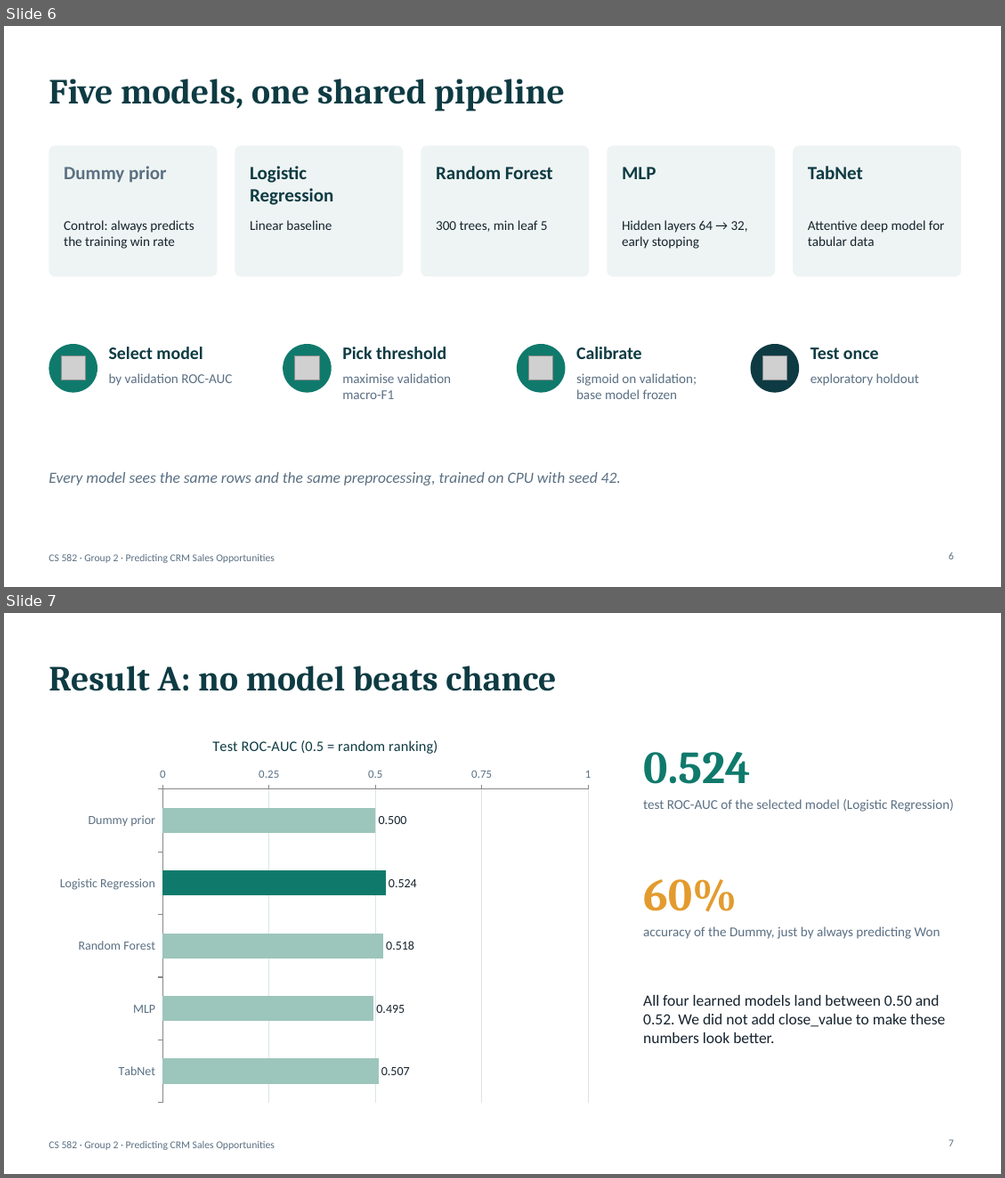
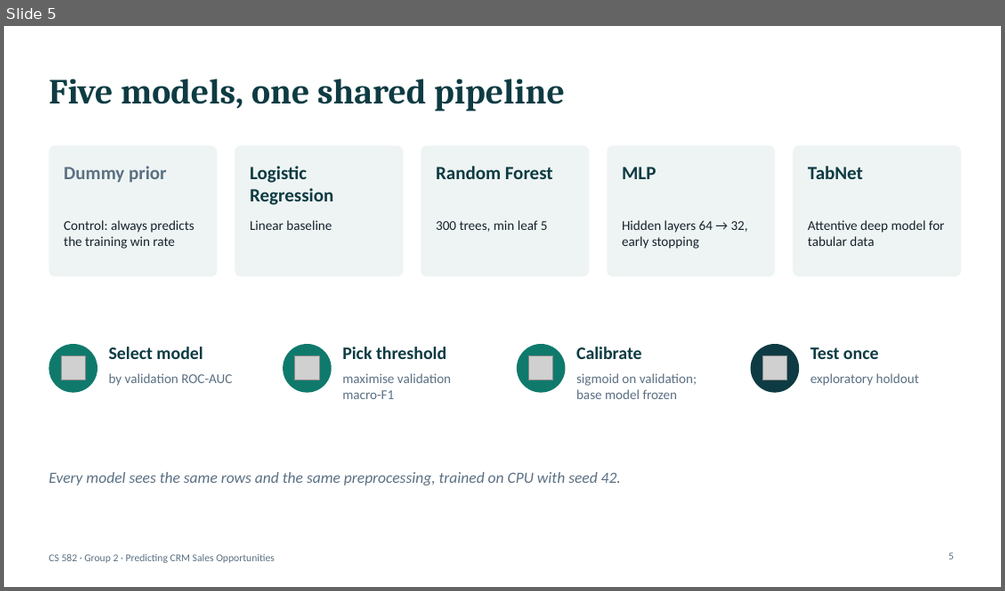
Before and after one commit to adrewtran/cs582-project, a slide deck: CRM_Final.pptx. Shown one above the other, each under a label of ours: slides 6 and 7 before the commit, slide 5 after it. The pictures are 1005x1178 and 1005x591 pixels, drawn with LibreOffice and Linux fonts; fonts in the diff are those of the drawing; grey boxes stand for pictures. Boxes give left, top, right and bottom in pixels: in the first picture for what was removed or moved away, otherwise in the second. Text is boxed around its words. In the diff, an @@ line names an element or a change of style, - is before the commit and + after.

```diff
--- a/CRM_Final.pptx
+++ b/CRM_Final.pptx
@@ slide 7 removed at (x1=4, y1=613, x2=1001, y2=1174), background #FFFFFF; not listed: 1 template element that a slide beside it also shows @@
@@ title removed at (x1=48, y1=666, x2=556, y2=691) @@
-Result A: no model beats chance
@@ bar chart removed at (x1=48, y1=722, x2=602, y2=1111) @@
-title "Test ROC-AUC (0.5 = random ranking)"
-categories: Dummy prior, Logistic Regression, Random Forest, MLP, TabNet
-Series 1: 0.5, 0.524, 0.518, 0.495, 0.507
@@ text removed at (x1=643, y1=752, x2=750, y2=784) @@
-0.524
@@ text removed at (x1=643, y1=799, x2=954, y2=811) @@
-test ROC-AUC of the selected model (Logistic Regression)
@@ text removed at (x1=643, y1=879, x2=736, y2=912) @@
-60%
@@ text removed at (x1=643, y1=926, x2=940, y2=939) @@
-accuracy of the Dummy, just by always predicting Won
@@ text removed at (x1=643, y1=995, x2=945, y2=1043) @@
-All four learned models land between 0.50 and 0.52. We did not add close_value to make these numbers look better.
@@ page number removed at (x1=948, y1=1139, x2=954, y2=1146) @@
-7
@@ what was slide 6 is now slide 5 @@
@@ page number at (x1=948, y1=552, x2=954, y2=559): text changed @@
-6
+5
```
Also in this commit, not shown: 6 slides changed, 3 slides added, 3 other slides removed, 13 other files.
